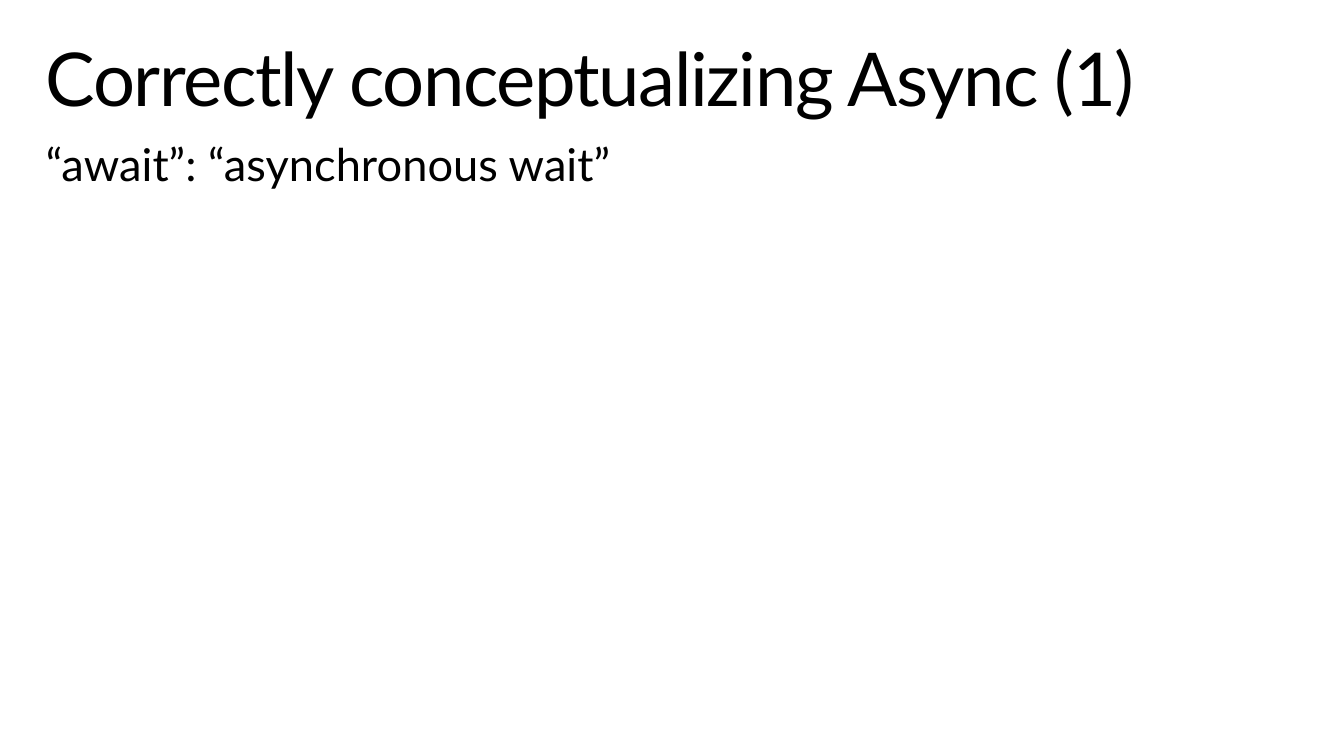
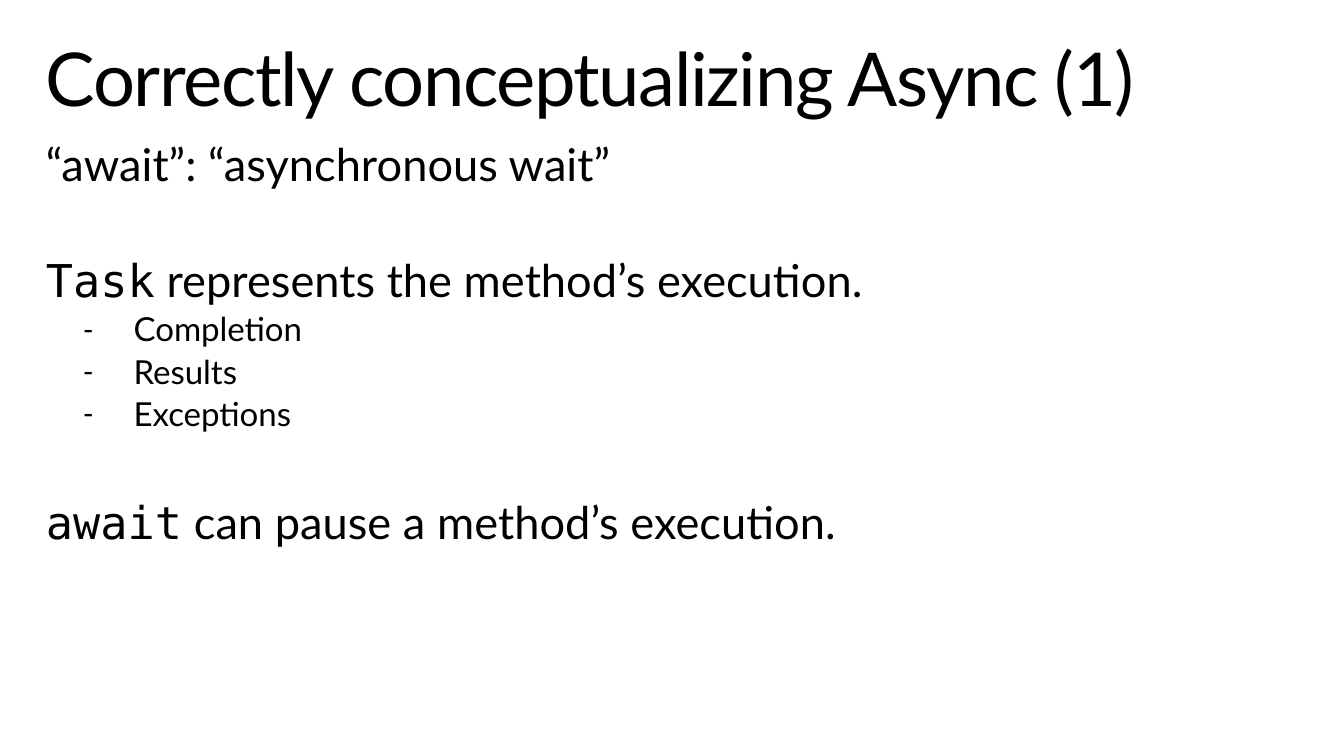
Before and after one commit to StephenCleary/Presentations, a slide deck: slide 11 of Async Pitfalls/Async Pitfalls.pptx (slide 7 before the commit). Drawn at 1344x756 pixels with LibreOffice and Linux fonts; fonts in the diff are those of the drawing; background and template pictures are left out. Boxes give left, top, right and bottom in pixels: in the first picture for what was removed or moved away, otherwise in the second. Text is boxed around its words. In the diff, an @@ line names an element or a change of style, - is before the commit and + after.

Commit message:
Update async pitfalls demo and talk.

```diff
--- a/Async Pitfalls/Async Pitfalls.pptx
+++ b/Async Pitfalls/Async Pitfalls.pptx
@@ text at [46,262,862,547]: paragraphs added @@
+Task represents the method’s execution.
+  – Completion
+  – Results
+  – Exceptions
+await can pause a method’s execution.
```
Also in this commit, not shown: 14 other slides changed, 3 slides added, 28 slides removed, 25 other files.
